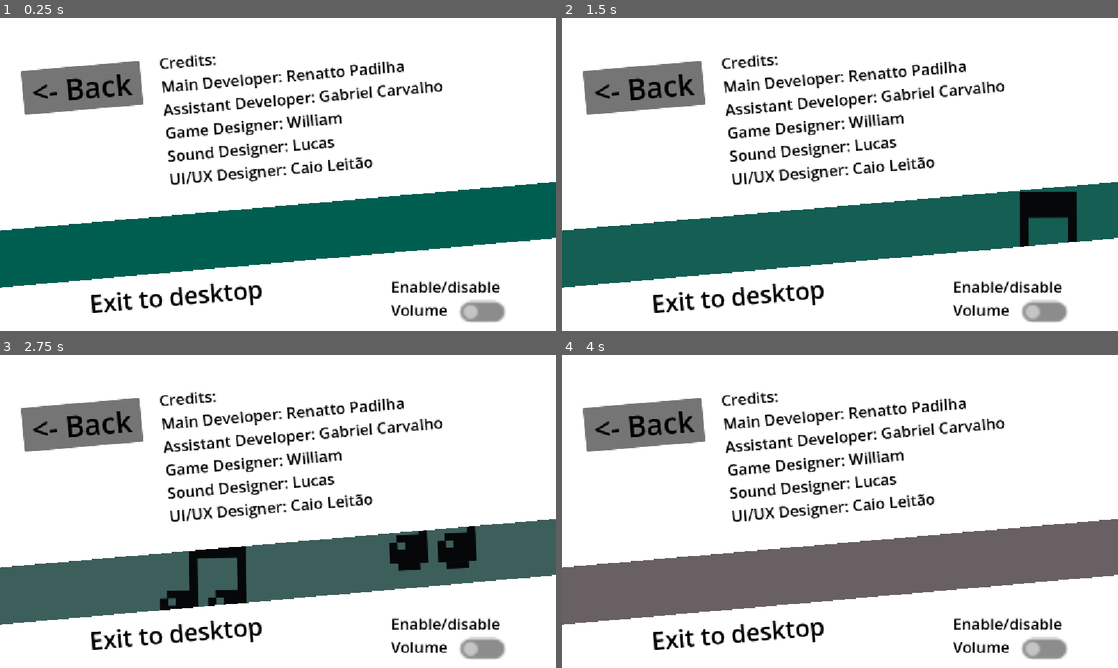
Above: before the commit, frames 1-4 (two rows, left to right).
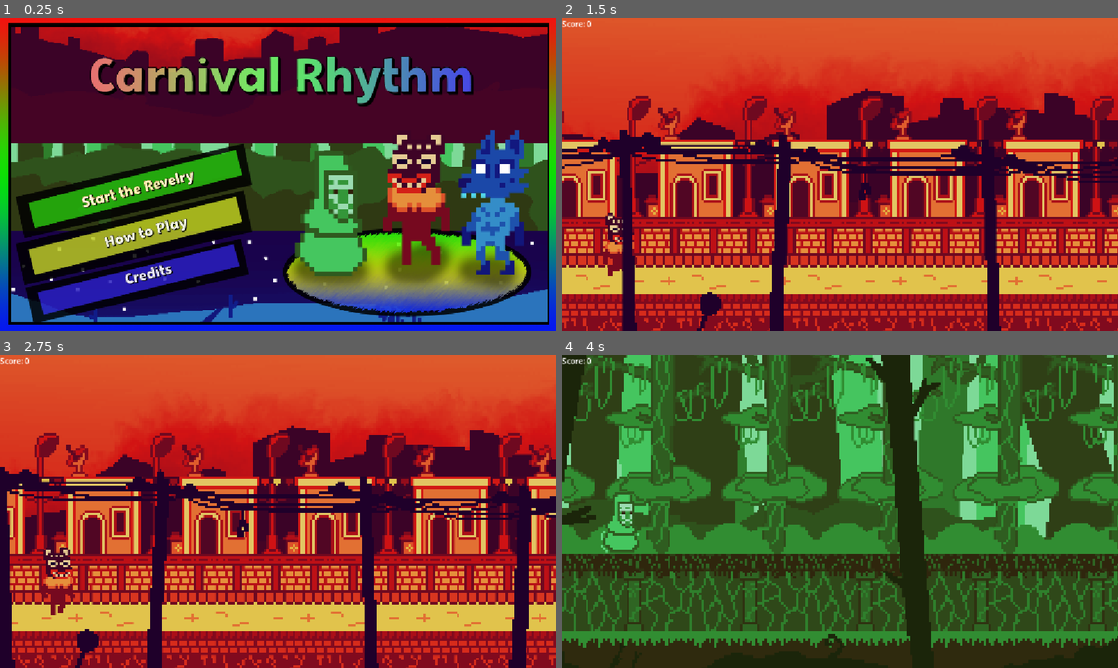
Above: after the commit, the same moments.

Repository: RenattoPadilha/Carnival-Rhythm
Game: Godot game, scene res://Assets/Scenes/UI/Menu.tscn
The game is run twice, just before and just after one commit, with the same random seed, the same clock (stepped at 60 frames per second) and the same inputs. Before the commit the project starts from res://Assets/Scenes/menu.tscn. The engine's default icon, where the game draws it, is replaced by a stand-in: a white triangle on a blue panel in a dark square. Sound files missing from this copy of the repository are replaced by a short silence.
Inputs (mouse positions are in pixels of both pictures, inside the frame that each line leads up to):
- Up to frame 1 (0.25 s): no input
- Up to frame 2 (1.5 s): click (673, 190) at 0.5 s, where only the run before the commit has a clickable "Credits"; click (728, 152) at 1.25 s, where only the run before the commit has a clickable "Let's go to folia!"
- Up to frame 3 (2.75 s): click (166, 489) at 2 s, where only the run before the commit has a clickable "Let's go to folia!"
- Up to frame 4 (4 s): tap Enter (ui_accept) at 2.75, 3.02, 3.77 s; hold W (move_up) 2.78-3.53 s; tap Space (Action) at 2.85 s; hold S (move_down) from 3.53 s (still down); tap E (change_world) at 3.6 s

The runs differ from the first frame. In frame 1, 100% of the frame differs, in the area x 0-100%, y 0-100%; in frame 2, 100%; in frame 3, 100%; in frame 4, 100%.

Commit message:
Feat: All UI Items

Diff:
--- /dev/null
+++ b/Assets/Scenes/UI/Credits.tscn
@@ -0,0 +1,32 @@
+[gd_scene format=3 uid="uid://chvv22kbx584a"]
+
+[ext_resource type="Script" uid="uid://ccai0pu2njfcv" path="res://Assets/Scripts/Credits.gd" id="1_0qanj"]
+[ext_resource type="Texture2D" uid="uid://dx1hnfpibpcyh" path="res://Assets/Telas/Creditos.png" id="1_rxc7t"]
+[ext_resource type="Texture2D" uid="uid://uwjmr8ni50s4" path="res://Assets/Telas/MenuBotao.png" id="2_0qanj"]
+
+[node name="Credits" type="Control" unique_id=2021607609]
+layout_mode = 3
+anchors_preset = 15
+anchor_right = 1.0
+anchor_bottom = 1.0
+grow_horizontal = 2
+grow_vertical = 2
+script = ExtResource("1_0qanj")
+
+[node name="TextureRect" type="TextureRect" parent="." unique_id=1224674962]
+layout_mode = 0
+offset_right = 40.0
+offset_bottom = 40.0
+texture = ExtResource("1_rxc7t")
+
+[node name="Menu" type="TextureButton" parent="." unique_id=1569342280]
+layout_mode = 0
+offset_left = 376.0
+offset_top = 528.0
+offset_right = 838.0
+offset_bottom = 614.0
+texture_pressed = ExtResource("2_0qanj")
+texture_hover = ExtResource("2_0qanj")
+texture_focused = ExtResource("2_0qanj")
+
+[connection signal="pressed" from="Menu" to="." method="_on_botao_menu_pressed"]
--- /dev/null
+++ b/Assets/Scenes/UI/GameOver.tscn
@@ -0,0 +1,39 @@
+[gd_scene format=3 uid="uid://dv3nip4i6p6vo"]
+
+[ext_resource type="Script" uid="uid://bb1531l0v4jva" path="res://Assets/Scripts/GameOver.gd" id="1_diu4k"]
+[ext_resource type="Texture2D" uid="uid://cyf6boa0gahy5" path="res://Assets/Telas/GameOver.png" id="1_h4gtq"]
+[ext_resource type="Texture2D" uid="uid://uwjmr8ni50s4" path="res://Assets/Telas/MenuBotao.png" id="2_4tjhv"]
+
+[node name="GameOver" type="Control" unique_id=1280492608]
+layout_mode = 3
+anchors_preset = 15
+anchor_right = 1.0
+anchor_bottom = 1.0
+grow_horizontal = 2
+grow_vertical = 2
+script = ExtResource("1_diu4k")
+
+[node name="TextureRect" type="TextureRect" parent="." unique_id=1941902158]
+layout_mode = 1
+anchors_preset = 15
+anchor_right = 1.0
+anchor_bottom = 1.0
+offset_left = -1.0
+offset_top = -1.0
+offset_right = 1.0
+offset_bottom = 1.0
+grow_horizontal = 2
+grow_vertical = 2
+texture = ExtResource("1_h4gtq")
+
+[node name="Menu" type="TextureButton" parent="." unique_id=633166987]
+layout_mode = 0
+offset_left = 375.0
+offset_top = 336.0
+offset_right = 837.0
+offset_bottom = 422.0
+texture_pressed = ExtResource("2_4tjhv")
+texture_hover = ExtResource("2_4tjhv")
+texture_focused = ExtResource("2_4tjhv")
+
+[connection signal="pressed" from="Menu" to="." method="_on_botao_menu_pressed"]
--- /dev/null
+++ b/Assets/Scenes/UI/HowToPlay.tscn
@@ -0,0 +1,35 @@
+[gd_scene format=3 uid="uid://bfyftj0bf0c1h"]
+
+[ext_resource type="Script" uid="uid://dekdsjjmfueef" path="res://Assets/Scripts/HowToPlay.gd" id="1_6867x"]
+[ext_resource type="Texture2D" uid="uid://ttihi7fc5bip" path="res://Assets/Telas/How to play.png" id="1_oa2wq"]
+[ext_resource type="Texture2D" uid="uid://uwjmr8ni50s4" path="res://Assets/Telas/MenuBotao.png" id="2_d3al6"]
+
+[node name="HowToPlay" type="Control" unique_id=203353100]
+layout_mode = 3
+anchors_preset = 15
+anchor_right = 1.0
+anchor_bottom = 1.0
+grow_horizontal = 2
+grow_vertical = 2
+script = ExtResource("1_6867x")
+
+[node name="TextureRect" type="TextureRect" parent="." unique_id=2014388468]
+layout_mode = 1
+anchors_preset = 15
+anchor_right = 1.0
+anchor_bottom = 1.0
+grow_horizontal = 2
+grow_vertical = 2
+texture = ExtResource("1_oa2wq")
+
+[node name="Menu" type="TextureButton" parent="." unique_id=877348441]
+layout_mode = 0
+offset_left = 376.0
+offset_top = 528.0
+offset_right = 838.0
+offset_bottom = 614.0
+texture_pressed = ExtResource("2_d3al6")
+texture_hover = ExtResource("2_d3al6")
+texture_focused = ExtResource("2_d3al6")
+
+[connection signal="pressed" from="Menu" to="." method="_on_botao_menu_pressed"]
--- /dev/null
+++ b/Assets/Scenes/UI/Menu.tscn
@@ -0,0 +1,56 @@
+[gd_scene format=3 uid="uid://10r6ddhe3u5v"]
+
+[ext_resource type="Texture2D" uid="uid://ci4fmia8u61l4" path="res://Assets/Telas/UI tela.png" id="1_067lj"]
+[ext_resource type="Script" uid="uid://bm3k7hgwm4i8u" path="res://Assets/Scripts/menu.gd" id="1_uy378"]
+[ext_resource type="Texture2D" uid="uid://c0dirx5x1qgup" path="res://Assets/Telas/BotaoStart.png" id="2_vxdqd"]
+[ext_resource type="Texture2D" uid="uid://c4hbmrr7dwdf4" path="res://Assets/Telas/BotaoHowtoplay.png" id="3_uy378"]
+[ext_resource type="Texture2D" uid="uid://c4m74boobh6o3" path="res://Assets/Telas/BotaoCredits.png" id="4_7jfe4"]
+
+[node name="Menu" type="Control" unique_id=1933721581]
+layout_mode = 3
+anchors_preset = 15
+anchor_right = 1.0
+anchor_bottom = 1.0
+grow_horizontal = 2
+grow_vertical = 2
+script = ExtResource("1_uy378")
+
+[node name="TextureRect" type="TextureRect" parent="." unique_id=1723542096]
+layout_mode = 1
+offset_right = 40.0
+offset_bottom = 40.0
+texture = ExtResource("1_067lj")
+
+[node name="Start" type="TextureButton" parent="." unique_id=763878805]
+layout_mode = 0
+offset_left = 32.0
+offset_top = 264.0
+offset_right = 521.0
+offset_bottom = 460.0
+texture_pressed = ExtResource("2_vxdqd")
+texture_hover = ExtResource("2_vxdqd")
+texture_focused = ExtResource("2_vxdqd")
+
+[node name="HowToPlay" type="TextureButton" parent="." unique_id=1431873482]
+layout_mode = 0
+offset_left = 32.0
+offset_top = 360.0
+offset_right = 521.0
+offset_bottom = 556.0
+texture_pressed = ExtResource("3_uy378")
+texture_hover = ExtResource("3_uy378")
+texture_focused = ExtResource("3_uy378")
+
+[node name="Credits" type="TextureButton" parent="." unique_id=308113103]
+layout_mode = 0
+offset_left = 56.0
+offset_top = 456.0
+offset_right = 520.0
+offset_bottom = 632.0
+texture_pressed = ExtResource("4_7jfe4")
+texture_hover = ExtResource("4_7jfe4")
+texture_focused = ExtResource("4_7jfe4")
+
+[connection signal="pressed" from="Start" to="." method="_on_botao_jogar_pressed"]
+[connection signal="pressed" from="HowToPlay" to="." method="_on_botao_howto_pressed"]
+[connection signal="pressed" from="Credits" to="." method="_on_botao_credits_pressed"]
--- /dev/null
+++ b/Assets/Scripts/Credits.gd
@@ -0,0 +1,6 @@
+extends Control
+
+const MENU_SCENE = "res://Assets/Scenes/UI/Menu.tscn"
+
+func _on_botao_menu_pressed():
+	get_tree().change_scene_to_file(MENU_SCENE)
--- /dev/null
+++ b/Assets/Scripts/GameOver.gd
@@ -0,0 +1,6 @@
+extends Control
+
+const MENU_SCENE = "res://Assets/Scenes/UI/Menu.tscn"
+
+func _on_botao_menu_pressed():
+	get_tree().change_scene_to_file(MENU_SCENE)
--- /dev/null
+++ b/Assets/Scripts/HowToPlay.gd
@@ -0,0 +1,6 @@
+extends Control
+
+const MENU_SCENE = "res://Assets/Scenes/UI/Menu.tscn"
+
+func _on_botao_menu_pressed():
+	get_tree().change_scene_to_file(MENU_SCENE)
--- /dev/null
+++ b/Assets/Scripts/menu.gd
@@ -0,0 +1,14 @@
+extends Control
+
+const GAME_SCENE = "res://Assets/Scenes/RhythmGame.tscn"
+const HOWTO_SCENE = "res://Assets/Scenes/UI/HowToPlay.tscn"
+const CREDITS_SCENE = "res://Assets/Scenes/UI/Credits.tscn"
+
+func _on_botao_jogar_pressed():
+	get_tree().change_scene_to_file(GAME_SCENE)
+
+func _on_botao_howto_pressed():
+	get_tree().change_scene_to_file(HOWTO_SCENE)
+
+func _on_botao_credits_pressed():
+	get_tree().change_scene_to_file(CREDITS_SCENE)
--- a/project.godot
+++ b/project.godot
@@ -15,7 +15,7 @@
 [application]
 
 config/name="Carnival Rhythm"
-run/main_scene="uid://cmrr68flkgd5k"
+run/main_scene="uid://10r6ddhe3u5v"
 config/features=PackedStringArray("4.6", "Forward Plus")
 config/icon="res://icon.svg"
 
Not shown, added: Assets/Scripts/Credits.gd.uid
Not shown, added: Assets/Scripts/GameOver.gd.uid
Not shown, added: Assets/Scripts/HowToPlay.gd.uid
Not shown, added: Assets/Scripts/menu.gd.uid
Not shown, added: Assets/Telas/GameOver.png.import
